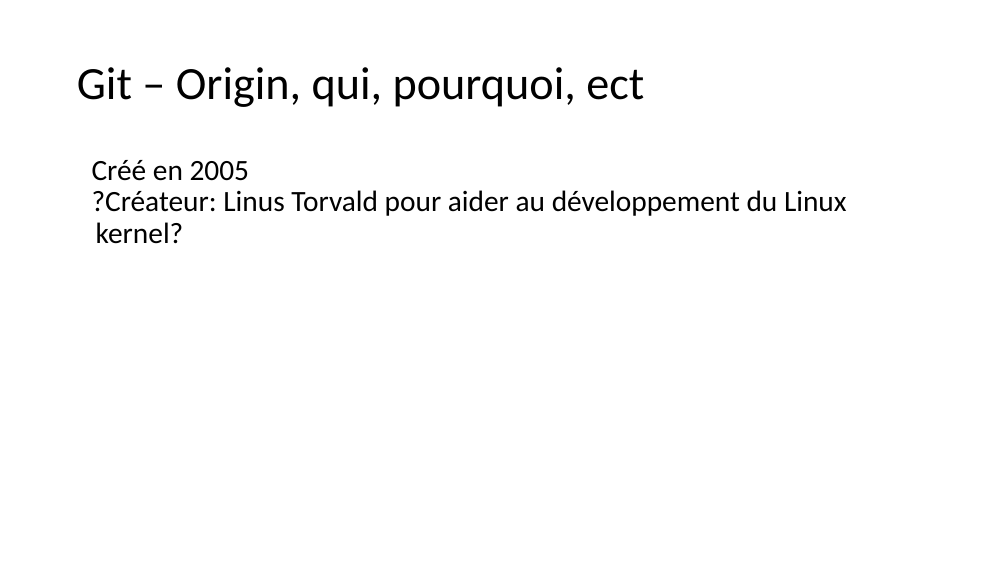
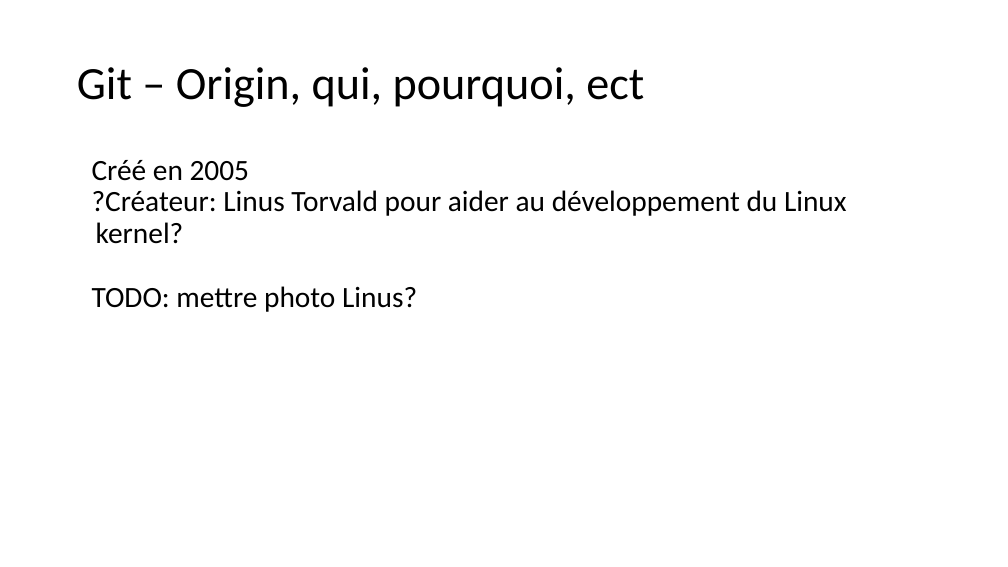
Before and after one commit to PolyCortex/Tuto-Git, a slide deck: slide 4 of Git-Tutorial-Good.pptx. Drawn at 1008x567 pixels with LibreOffice and Linux fonts; fonts in the diff are those of the drawing. Boxes give left, top, right and bottom in pixels: in the first picture for what was removed or moved away, otherwise in the second. Text is boxed around its words. In the diff, an @@ line names an element or a change of style, - is before the commit and + after.

```diff
--- a/Git-Tutorial-Good.pptx
+++ b/Git-Tutorial-Good.pptx
@@ text at box(92, 286, 417, 312): paragraph added @@
+TODO: mettre photo Linus?
```
Also in this commit, not shown: 11 other slides changed, 1 other file.
